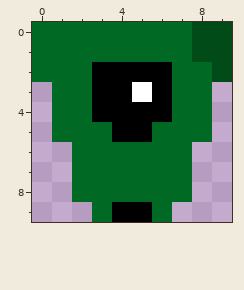
Two versions of one pixel-art sprite, images/headdown.png. Above, as it was before the edit.
The file is 10x10 pixels.
New version:
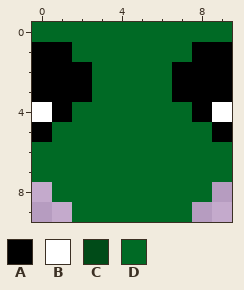
Palette (. is transparent): A #000000  B #ffffff  C #004b18  D #006a25
What changed:
The author put colour A in row 3 at x 0 and 9; in row 5 at x 0 and 9.
Colour C becomes colour A in row 1 at x 8 to 9; in row 2 at x 9.
Colour D becomes colour A in row 1 at x 0 to 1; in row 2 at x 0 to 2 and 7 to 8; in row 3 at x 1 to 2 and 7 to 8; in row 4 at x 1 and 8.
The author put colour B in row 4 at x 0 and 9.
The author put colour D in rows 6 to 7 at x 0 to 1 and 8 to 9; in row 8 at x 1 and 8; in row 9 at x 2 and 7.
Colour A becomes colour D in row 2 at x 3 to 6; in row 3 at x 3 to 4 and 6; in row 4 at x 3 to 6; in row 5 at x 4 to 5; in row 9 at x 4 to 5.
Colour B becomes colour D in row 3 at x 5.
Colour C becomes colour D in row 0 at x 8 to 9.
